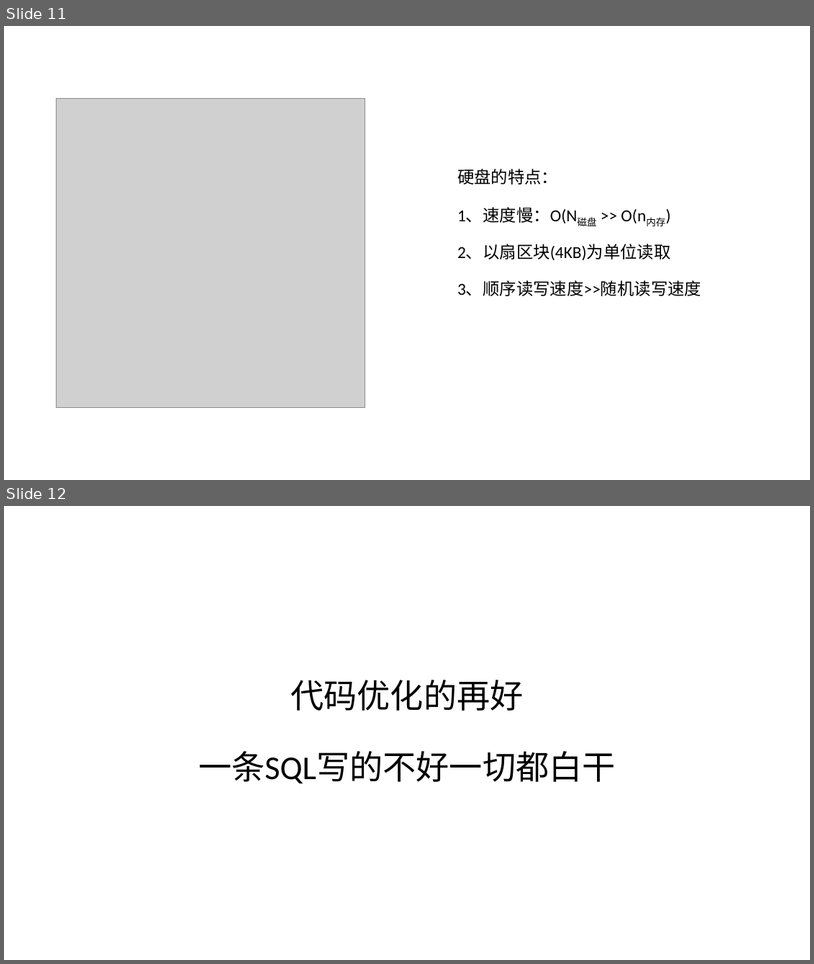
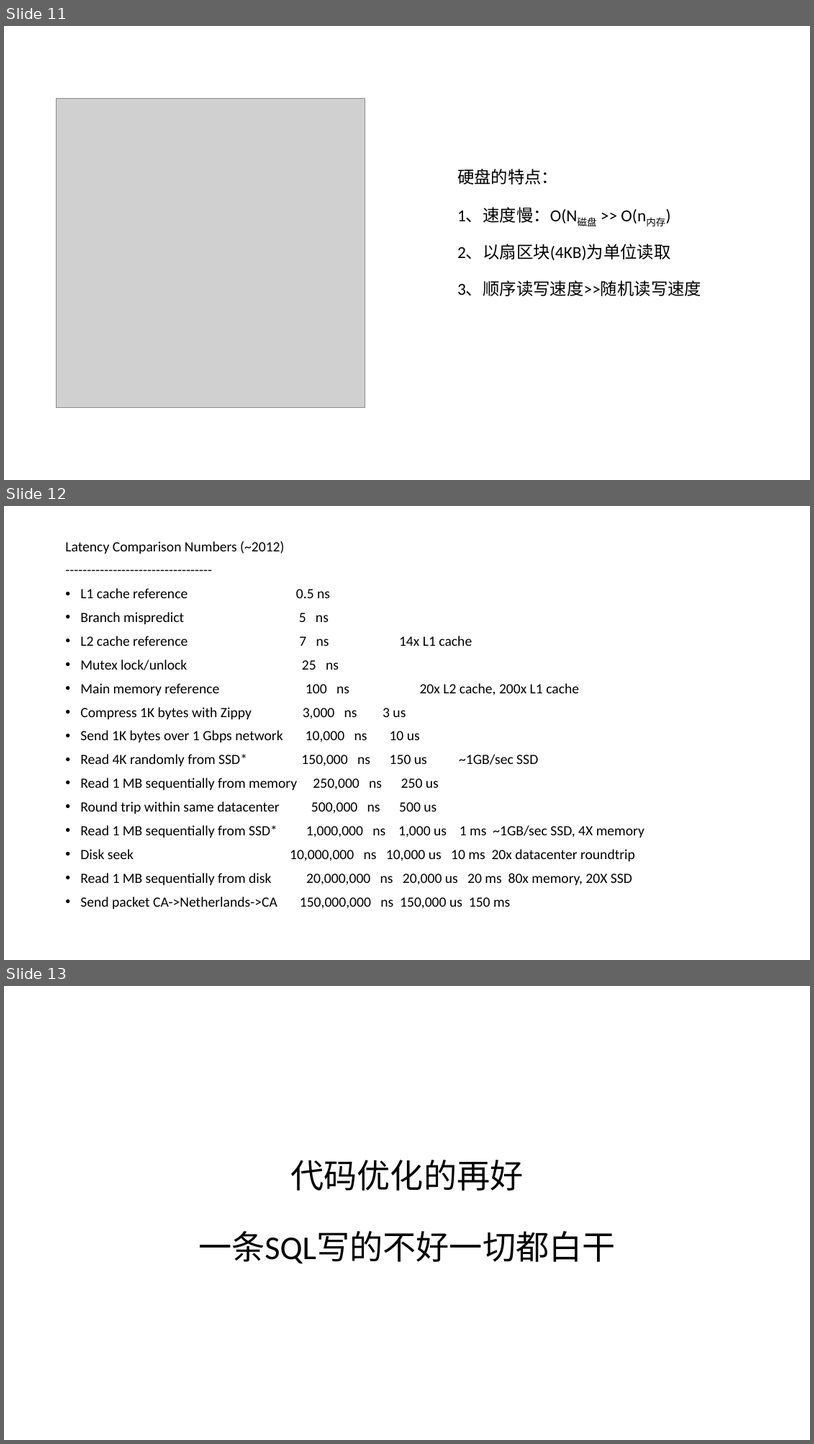
Before and after one commit to holmofy/java-mind-map, a slide deck: db-index.pptx. Shown one above the other, each under a label of ours: slides 11 and 12 before the commit, slides 11, 12 and 13 after it. The pictures are 814x964 and 814x1444 pixels, drawn with LibreOffice and Linux fonts; fonts in the diff are those of the drawing; grey boxes stand for pictures. Boxes give left, top, right and bottom in pixels: in the first picture for what was removed or moved away, otherwise in the second. Text is boxed around its words. In the diff, an @@ line names an element or a change of style, - is before the commit and + after.

```diff
--- a/db-index.pptx
+++ b/db-index.pptx
@@ slide 12 added at box(4, 506, 810, 960), background #FFFFFF @@
@@ text added at box(65, 541, 645, 908), 16.8 pt, text #000000 @@
+Latency Comparison Numbers (~2012)
+----------------------------------
+• L1 cache reference 0.5 ns
+• Branch mispredict 5 ns
+• L2 cache reference 7 ns 14x L1 cache
+• Mutex lock/unlock 25 ns
+• Main memory reference 100 ns 20x L2 cache, 200x L1 cache
+• Compress 1K bytes with Zippy 3,000 ns 3 us
+• Send 1K bytes over 1 Gbps network 10,000 ns 10 us
+• Read 4K randomly from SSD* 150,000 ns 150 us ~1GB/sec SSD
+• Read 1 MB sequentially from memory 250,000 ns 250 us
+• Round trip within same datacenter 500,000 ns 500 us
+• Read 1 MB sequentially from SSD* 1,000,000 ns 1,000 us 1 ms ~1GB/sec SSD, 4X memory
+• Disk seek 10,000,000 ns 10,000 us 10 ms 20x datacenter roundtrip
+• Read 1 MB sequentially from disk 20,000,000 ns 20,000 us 20 ms 80x memory, 20X SSD
+• Send packet CA->Netherlands->CA 150,000,000 ns 150,000 us 150 ms
@@ what was slide 12 is now slide 13 @@
```
